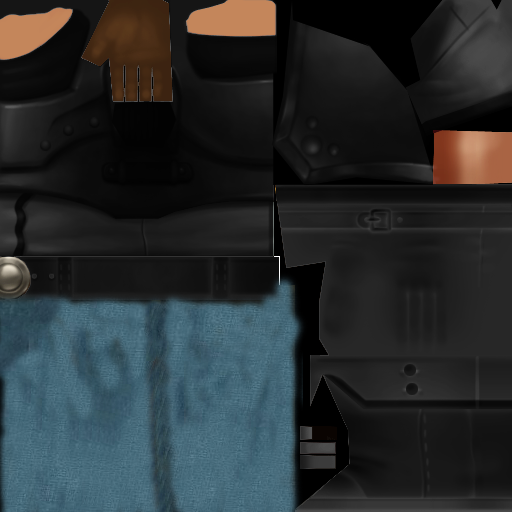
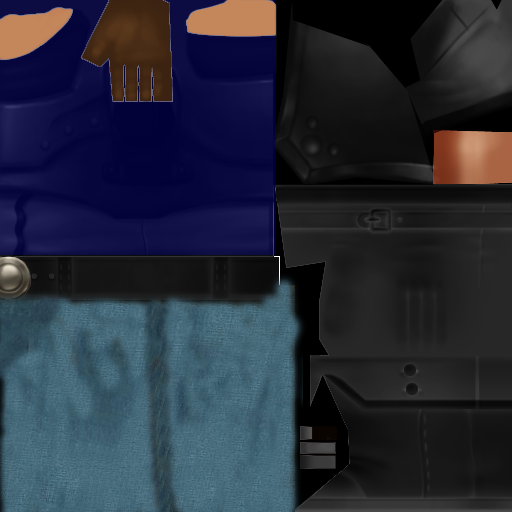
Before/after of a 512 × 512 layered artwork. What changed in the layer stack:
added layer "Layer 2" above "Background" over [left=0, top=0, right=276, bottom=255]
painted on "Background" over [left=0, top=0, right=276, bottom=255]
